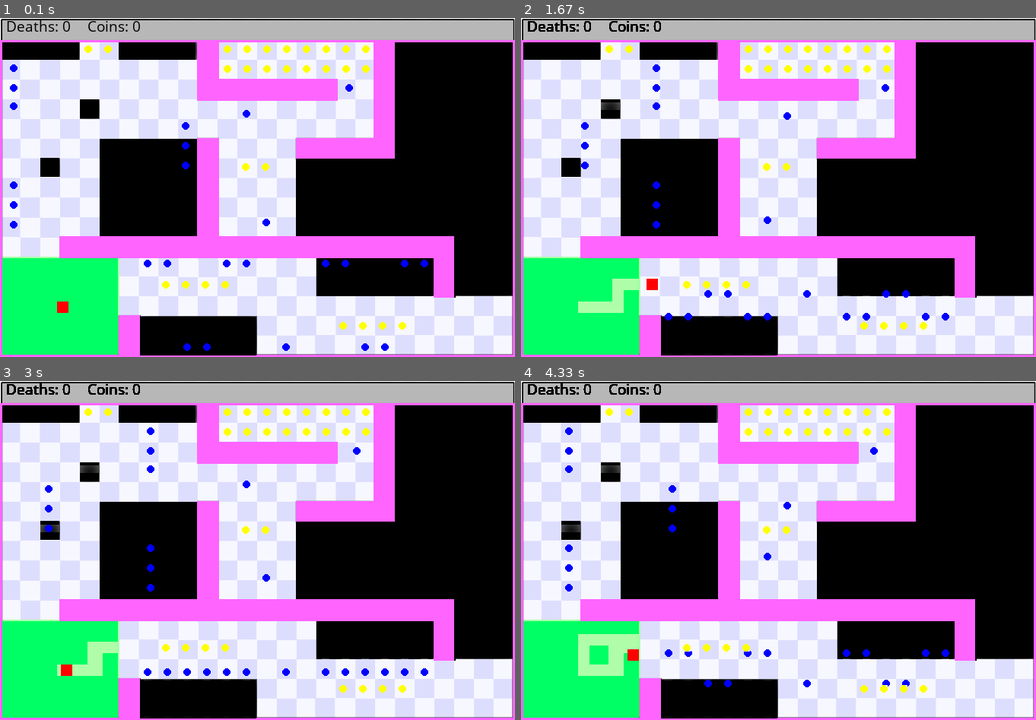
Above: before the commit, frames 1-4 (two rows, left to right).
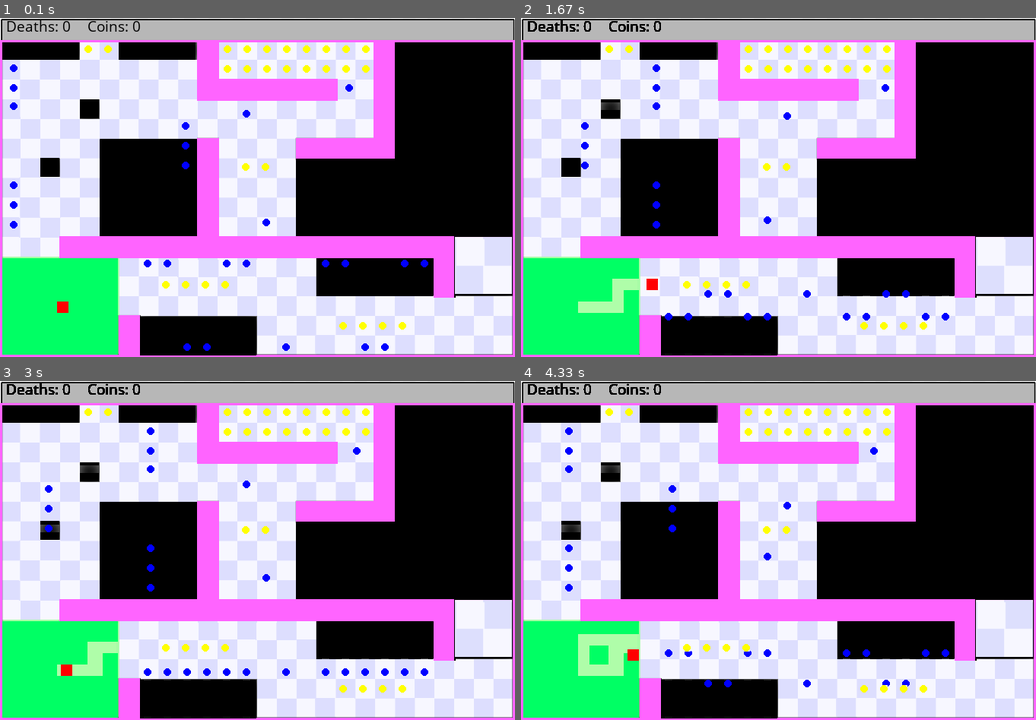
Above: after the commit, the same moments.

Repository: amangla20/CS550
Game: pygame game, started from WorldsHardestGame/worldshardest.py
Same seed, same stepped clock (60 frames per second), same inputs: the game is played once before the commit and once after it.
Inputs (mouse positions are in pixels of both pictures, inside the frame that each line leads up to):
- Up to frame 1 (0.1 s): no input
- Up to frame 2 (1.67 s): hold Right 0.33-0.8 s; move the mouse to (757, 201) at 0.37 s; hold Up 0.83-1.13 s; hold Right 1.17-1.63 s
- Up to frame 3 (3 s): hold Left 1.67-2.2 s; hold Down 2.23-2.53 s; hold Left 2.57-2.97 s
- Up to frame 4 (4.33 s): hold Up 3-3.37 s; hold Right 3.4-4.03 s; hold Down from 4.07 s (still down)

The runs differ from the first frame. In frame 1, 1.9% of the frame differs, in the area x 88-100%, y 64-82%; in frame 2, 1.9%; in frame 3, 1.9%; in frame 4, 1.9%.

Commit message:
not moving but right size... trying to see if we can use rect class to help movement

Diff:
--- a/WorldsHardestGame/balls.csv
+++ b/WorldsHardestGame/balls.csv
@@ -51,4 +51,4 @@
 477,405,0,0,0,3,255,255,0
 503,405,0,0,0,3,255,255,0
 529,405,0,0,0,3,255,255,0
-598,288,32,338,5,4,255,255,255
+598,288,32,286,5,4,255,255,255
--- a/WorldsHardestGame/init_balls.py
+++ b/WorldsHardestGame/init_balls.py
@@ -14,13 +14,13 @@
 		self.gcolor = int(gcolor)
 		self.bcolor = int(bcolor)
 		if self.kind == 4 or self.kind == 5:
-			self.image = pygame.Surface([10, 10])
+			self.image = pygame.Surface([75, 75])
 			# transparent = white, all are 255
 			self.image.fill((self.rcolor, self.gcolor, self.bcolor))
 			self.image.set_colorkey((self.rcolor, self.gcolor, self.bcolor))
 
 			self.image = pygame.image.load("movingblock.png").convert_alpha()
-
+			self.image = pygame.transform.scale(self.image, (75, 75))
 			self.rect = self.image.get_rect()
 
 		else:
@@ -39,7 +39,13 @@
 		elif self.kind == 2 or self.kind == 3 or self.kind == 5:
 			self.oscillate_horizontal()
 		elif self.kind == 4:
-			self.oscillate_vertical()
+			# self.oscillate_vertical()
+			if self.posy >= self.lowerlim:
+				self.speed = -1 * self.speed
+			if self.posy <= self.upperlim:
+				self.speed = -1 * self.speed
+			self.rect = self.image.get_rect()
+			self.rect = self.rect.move(self.posx, self.posy + self.speed)
 
 	def oscillate_vertical(self):
 			if self.posy >= self.lowerlim:
--- a/WorldsHardestGame/worldshardest.py
+++ b/WorldsHardestGame/worldshardest.py
@@ -22,6 +22,11 @@
 	for ball in balls:
 		if ball.kind < 4:
 			surface.blit(background, ball.image, ball.image)
+			ball.oscillate_direction()
+		if ball.kind >= 4:
+			print(ball.posx, " moving block x")
+			print(ball.posy, "moving block y")
+			surface.blit(ball.image, (ball.posx, ball.posy))
 			ball.oscillate_direction()
 def text_display(message, posx, posy, color):
 	text_font = pygame.font.SysFont("comicsansms", 20)
@@ -163,10 +168,12 @@
 		if ball.kind < 4:
 			surface.blit(background, ball.image, ball.image)
 			ball.oscillate_direction()
-		if ball.kind > 4:
-			print()
-			surface.blit(self.image, (self.posx, self.posy))
-			ball.oscillate_direction()
+		if ball.kind >= 4:
+			print(ball.posx, " moving block x")
+			print(ball.posy, "moving block y")
+			surface.blit(ball.image, (ball.posx, ball.posy))
+			ball.oscillate_direction()
+			# surface.blit(ball.image, (ball.posx, ball.posy))
 
 
 	for event in pygame.event.get():
